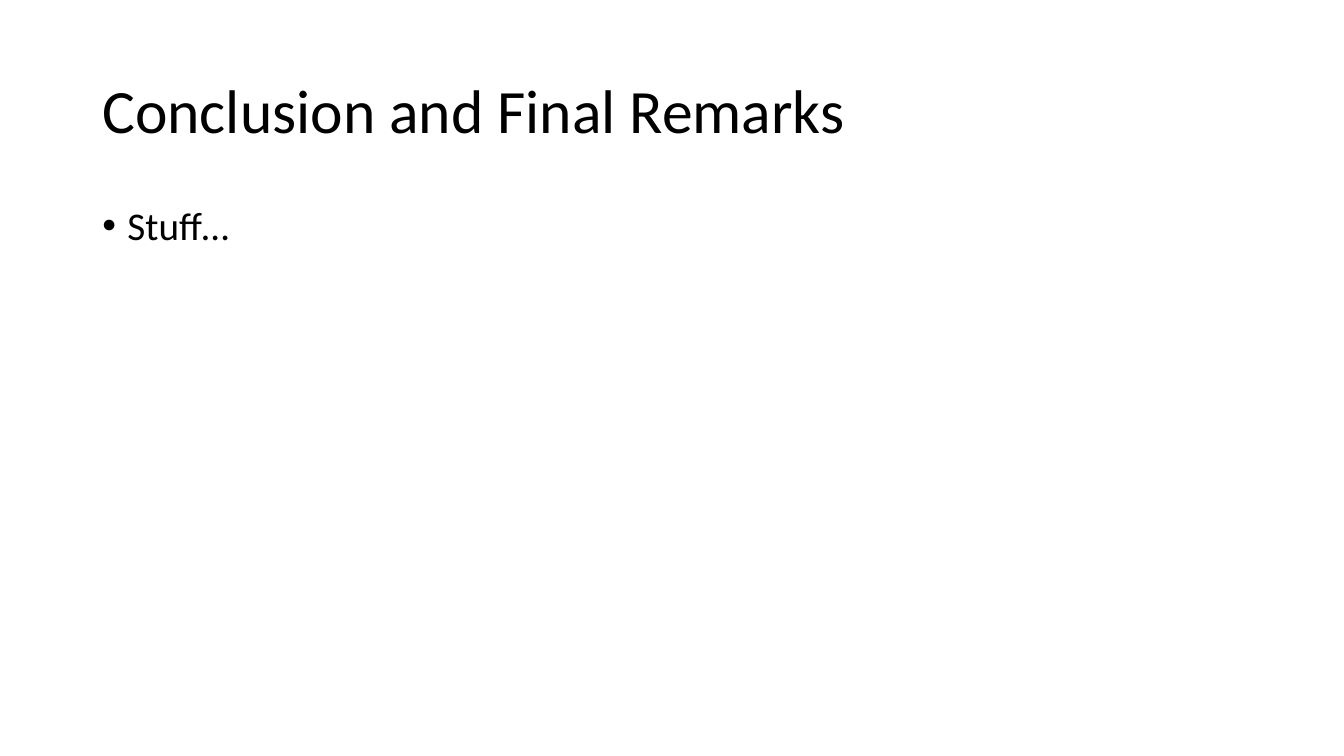
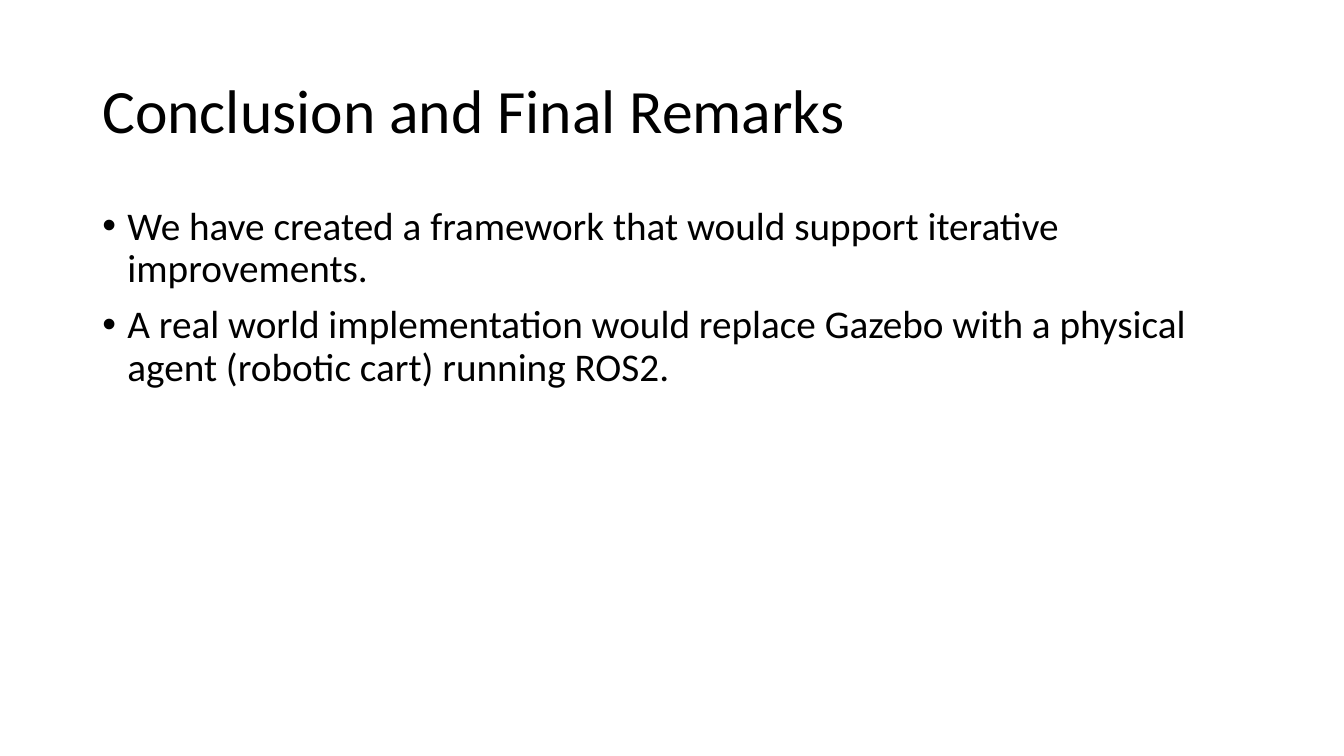
Before and after one commit to brb591/bumper-cars, a slide deck: slide 30 of Final-Presentation.pptx (slide 22 before the commit). Drawn at 1344x756 pixels with LibreOffice and Linux fonts; fonts in the diff are those of the drawing. Boxes give left, top, right and bottom in pixels: in the first picture for what was removed or moved away, otherwise in the second. Text is boxed around its words. In the diff, an @@ line names an element or a change of style, - is before the commit and + after.

```diff
--- a/Final-Presentation.pptx
+++ b/Final-Presentation.pptx
@@ text at [127,212,1186,388]: text changed @@
-• Stuff…
+• We have created a framework that would support iterative improvements.
+• A real world implementation would replace Gazebo with a physical agent (robotic cart) running ROS2.
```
Also in this commit, not shown: 1 other slide changed, 9 slides added, 1 slide removed.
